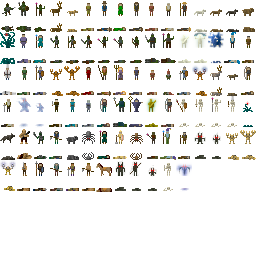
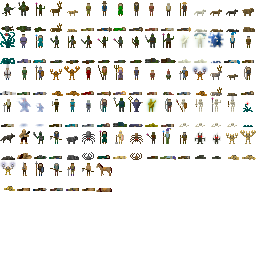
Layered file, before and after one edit (256×256). Changes by layer:
painted on "Background" over [115, 160, 192, 191]
